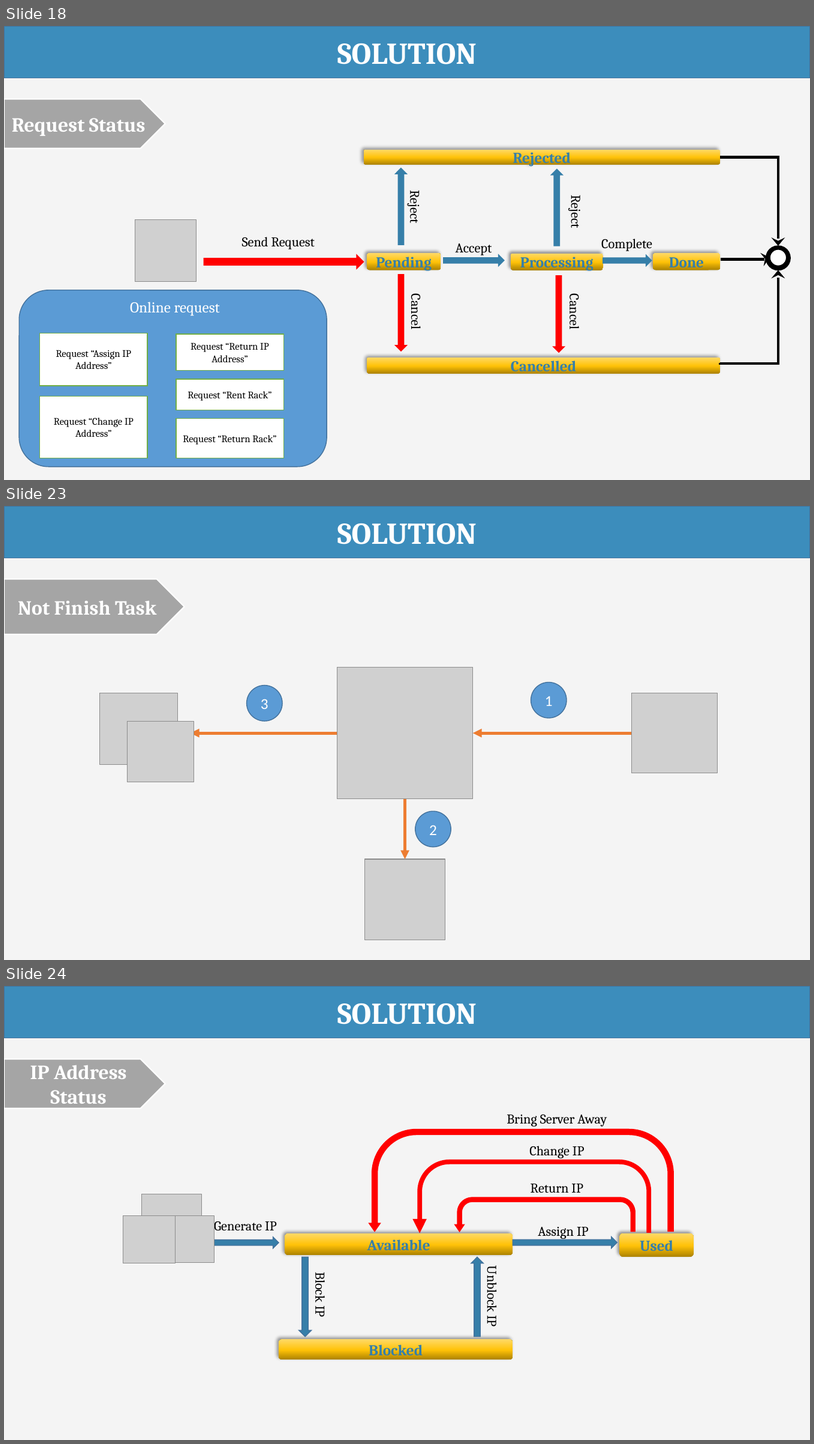
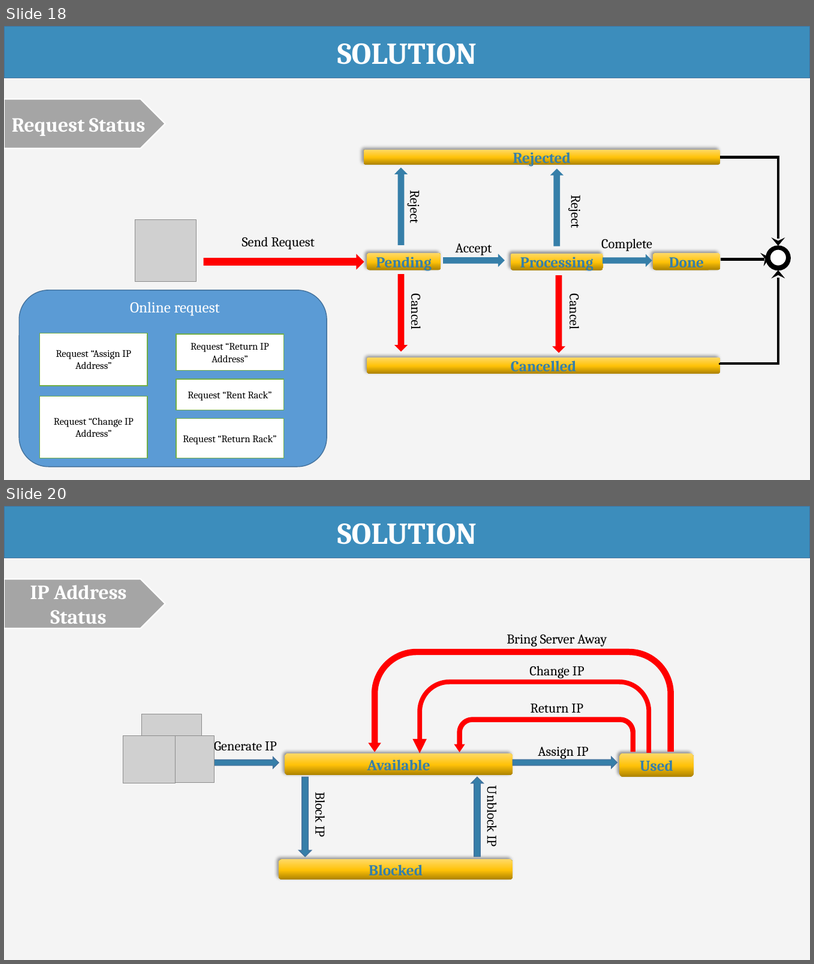
Before and after one commit to haltt051093/IMS-datacenter, a slide deck: Document/Presentation/IMS_20160409_Presentation_Trial.pptx. Shown one above the other, each under a label of ours: slides 18, 23 and 24 before the commit, slides 18 and 20 after it; the slides between them are not shown. The pictures are 814x1444 and 814x964 pixels, drawn with LibreOffice and Linux fonts; fonts in the diff are those of the drawing; grey boxes stand for pictures. Boxes give left, top, right and bottom in pixels: in the first picture for what was removed or moved away, otherwise in the second. Text is boxed around its words. In the diff, an @@ line names an element or a change of style, - is before the commit and + after.

```diff
--- a/Document/Presentation/IMS_20160409_Presentation_Trial.pptx
+++ b/Document/Presentation/IMS_20160409_Presentation_Trial.pptx
@@ slide 23 removed at box(4, 506, 810, 960), background #F4F4F4 @@
@@ rectangle removed at box(4, 506, 810, 558) @@
-SOLUTION
@@ pentagon arrow removed at box(4, 579, 184, 634) @@
-Not Finish Task
@@ picture removed at box(338, 667, 473, 799) @@
@@ ellipse removed at box(246, 685, 282, 721) @@
-3
@@ ellipse removed at box(531, 682, 567, 718) @@
-1
@@ picture removed at box(100, 693, 178, 764) @@
@@ picture removed at box(632, 693, 718, 772) @@
@@ picture removed at box(128, 721, 194, 782) @@
@@ arrow removed from (338, 733) to (191, 733) @@
@@ arrow removed from (632, 733) to (473, 733) @@
@@ arrow removed from (405, 799) to (405, 859) @@
@@ ellipse removed at box(416, 811, 451, 847) @@
-2
@@ picture removed at box(365, 859, 446, 939) @@
@@ what was slide 24 is now slide 20 @@
```
Also in this commit, not shown: 1 slide changed, 9 other slides removed, 3 other files.
